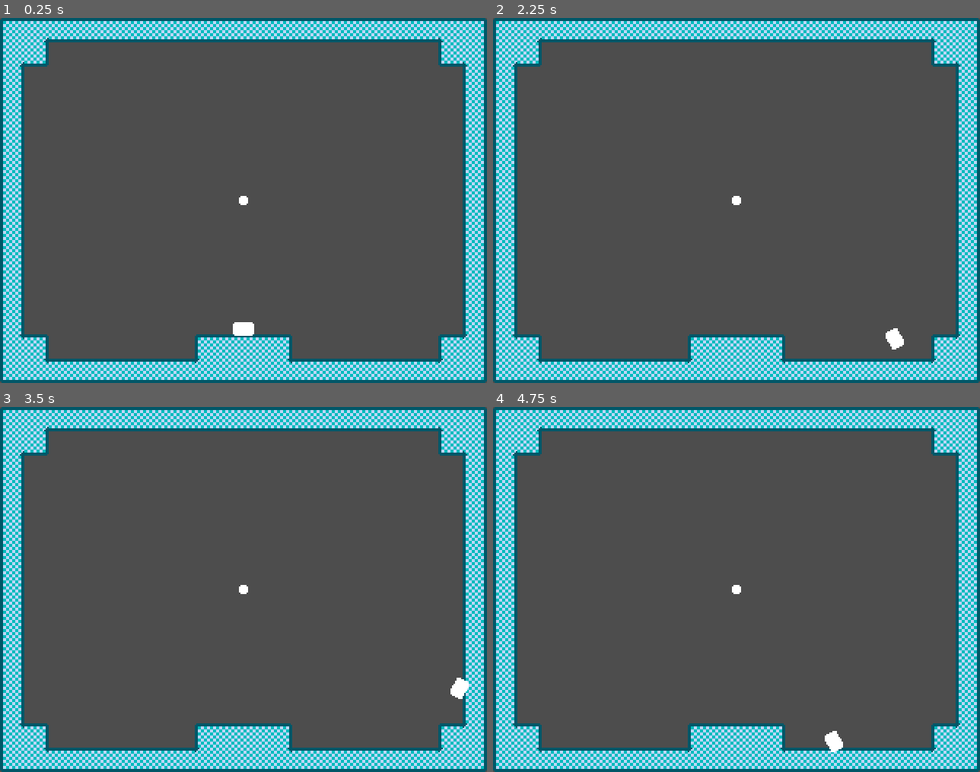
Above: before the commit, frames 1-4 (two rows, left to right).
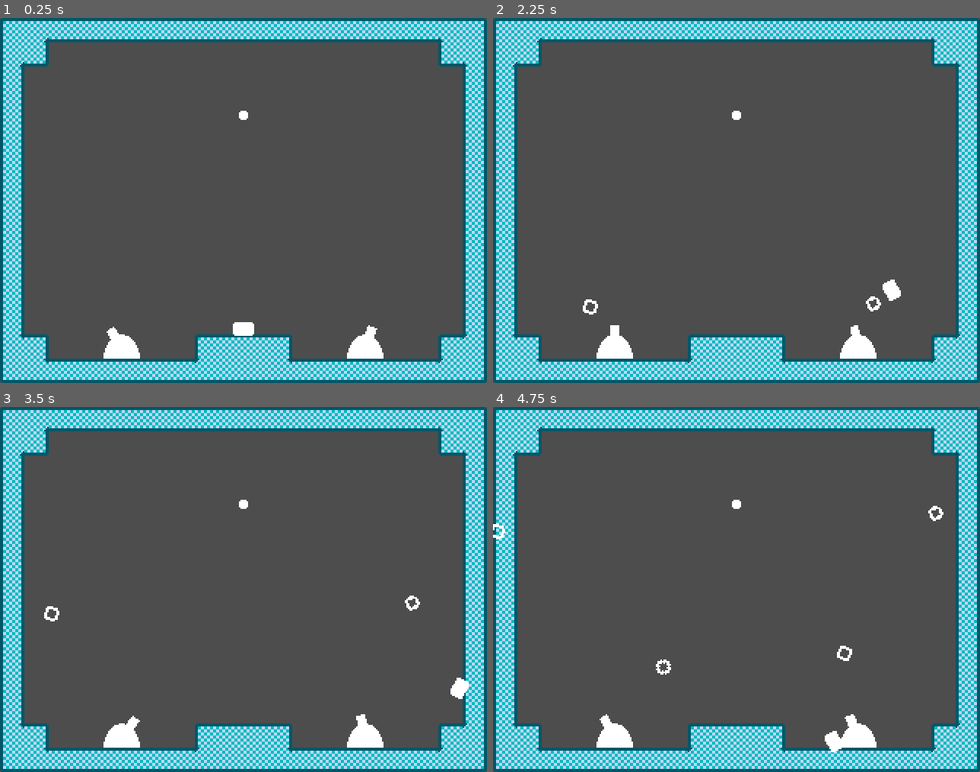
Above: after the commit, the same moments.

Repository: thcheetah777/parry-prototype
Game: Godot game, scene res://main.tscn
Same seed, same stepped clock (60 frames per second), same inputs: the game is played once before the commit and once after it.
Inputs:
- Up to frame 1 (0.25 s): no input
- Up to frame 2 (2.25 s): hold Right (right) 0.53-2.03 s; tap X (parry) at 0.6, 1.35, 2.1 s; tap Z (jump) at 0.77, 1.52 s; hold Left (left) from 2.03 s (still down)
- Up to frame 3 (3.5 s): release Left (left) at 2.78 s; hold Right (right) from 2.78 s (still down); tap X (parry) at 2.85 s; tap Z (jump) at 3.02 s
- Up to frame 4 (4.75 s): tap X (parry) at 3.6, 4.35 s; tap Z (jump) at 3.77, 4.52 s; release Right (right) at 4.28 s; hold Left (left) from 4.28 s (still down)

The runs differ from the first frame. In frame 1, 0.9% of the frame differs, in the area x 21-79%, y 25-94%; in frame 2, 1.4%, in the area x 18-85%, y 25-94%; in frame 3, 1.1%; in frame 4, 1.2%.

Commit message:
🔫 parryable turrets

Diff:
--- /dev/null
+++ b/bullet.gd
@@ -0,0 +1,8 @@
+extends Parryable
+class_name Bullet
+
+var speed: float
+
+func _process(delta: float) -> void:
+	var direction = Vector2.from_angle(deg_to_rad(rotation_degrees - 90))
+	position += direction * speed * delta
--- /dev/null
+++ b/bullet.tscn
@@ -0,0 +1,18 @@
+[gd_scene load_steps=4 format=3 uid="uid://cthwjnlqt5hoi"]
+
+[ext_resource type="Script" path="res://bullet.gd" id="1_sb40q"]
+[ext_resource type="Texture2D" uid="uid://3bsar2op3po4" path="res://assets/bullet.png" id="2_w8qym"]
+
+[sub_resource type="CircleShape2D" id="CircleShape2D_vx57q"]
+radius = 5.0
+
+[node name="Bullet" type="Area2D"]
+collision_layer = 4
+collision_mask = 3
+script = ExtResource("1_sb40q")
+
+[node name="Sprite" type="Sprite2D" parent="."]
+texture = ExtResource("2_w8qym")
+
+[node name="CollisionShape" type="CollisionShape2D" parent="."]
+shape = SubResource("CircleShape2D_vx57q")
--- a/globals.gd
+++ b/globals.gd
@@ -1,3 +1,4 @@
 extends Node
 
 var player: Player
+var world: World
--- a/main.tscn
+++ b/main.tscn
@@ -1,8 +1,10 @@
-[gd_scene load_steps=6 format=3 uid="uid://c5433ltwyk7jd"]
+[gd_scene load_steps=8 format=3 uid="uid://c5433ltwyk7jd"]
 
 [ext_resource type="Texture2D" uid="uid://d3vmii4pcxxsx" path="res://assets/tileset.png" id="1_k8aig"]
+[ext_resource type="Script" path="res://world.gd" id="1_r0bwy"]
 [ext_resource type="PackedScene" uid="uid://b2g8d8f5ta34h" path="res://player.tscn" id="2_riabk"]
 [ext_resource type="PackedScene" uid="uid://bs2rcexh4i7r7" path="res://parry_point.tscn" id="3_m862k"]
+[ext_resource type="PackedScene" uid="uid://duvehrwbbw012" path="res://turret.tscn" id="4_2us64"]
 
 [sub_resource type="TileSetAtlasSource" id="TileSetAtlasSource_0xdkv"]
 texture = ExtResource("1_k8aig")
@@ -488,6 +490,7 @@
 [node name="Main" type="Node"]
 
 [node name="World" type="Node2D" parent="."]
+script = ExtResource("1_r0bwy")
 
 [node name="TileMap" type="TileMap" parent="World"]
 tile_set = SubResource("TileSet_wyuu8")
@@ -498,4 +501,10 @@
 position = Vector2(160, 184)
 
 [node name="ParryPoint" parent="World" instance=ExtResource("3_m862k")]
-position = Vector2(160, 120)
+position = Vector2(160, 64)
+
+[node name="Turret" parent="World" instance=ExtResource("4_2us64")]
+position = Vector2(80, 224)
+
+[node name="Turret2" parent="World" instance=ExtResource("4_2us64")]
+position = Vector2(240, 224)
--- a/parry_point.tscn
+++ b/parry_point.tscn
@@ -7,6 +7,7 @@
 radius = 8.0
 
 [node name="ParryPoint" type="Area2D"]
+z_index = 10
 script = ExtResource("1_jqk5x")
 
 [node name="Sprite" type="Sprite2D" parent="."]
--- a/player.gd
+++ b/player.gd
@@ -25,6 +25,7 @@
 @export var parry_rotation_smoothing = 400
 
 @onready var sprite := $Sprite
+@onready var arrow := $Arrow
 
 var state = MOVE
 var original_scale = Vector2.ONE
@@ -37,7 +38,7 @@
 var current_parryable: Parryable = null
 var parry_angle = 0
 
-func _ready():
+func _enter_tree() -> void:
 	Globals.player = self
 
 func _process(delta: float) -> void:
@@ -88,9 +89,11 @@
 		sprite.scale = Vector2(original_scale.x * squash, original_scale.y / squash)
 
 func parry_state(input: float, delta: float):
+	# run_rotation = input * run_rotation_degrees
 	parry_angle += input * parry_rotation_speed * delta
 	var direction = (Vector2.RIGHT).rotated(deg_to_rad(parry_angle))
 	position = position.move_toward(current_parryable.position + direction * parry_distance, parry_rotation_smoothing * delta)
+	set_arrow(direction)
 
 	if Input.is_action_just_released("parry") and current_parryable:
 		end_parry()
@@ -98,9 +101,12 @@
 func start_parry():
 	print("start parry")
 	velocity = Vector2.ZERO
+	run_rotation = 0
 	current_parryable = touching_parryable
 	var direction = (position - current_parryable.position).normalized()
 	parry_angle = rad_to_deg(direction.angle())
+	set_arrow(direction)
+	arrow.visible = true
 	state = PARRY
 
 func end_parry():
@@ -108,9 +114,15 @@
 	var direction = (position - current_parryable.position).normalized()
 	velocity += direction * parry_knockback
 	current_parryable = null
+	arrow.visible = false
 	state = MOVE
 
+func set_arrow(direction: Vector2):
+	arrow.position = current_parryable.position + -direction * parry_distance
+	arrow.rotation_degrees = parry_angle - 90
+
 func _on_parry_area_area_entered(area: Area2D) -> void:
+	print(area.name)
 	if area is Parryable and not touching_parryable and not current_parryable:
 		print("touched")
 		touching_parryable = area
--- a/player.tscn
+++ b/player.tscn
@@ -1,15 +1,19 @@
-[gd_scene load_steps=5 format=3 uid="uid://b2g8d8f5ta34h"]
+[gd_scene load_steps=6 format=3 uid="uid://b2g8d8f5ta34h"]
 
 [ext_resource type="Texture2D" uid="uid://bl48f30rkyl05" path="res://assets/player.png" id="1_banh4"]
 [ext_resource type="Script" path="res://player.gd" id="1_e5xnd"]
+[ext_resource type="Texture2D" uid="uid://bkt6nggw2k5yr" path="res://assets/arrow.png" id="3_d1qai"]
 
 [sub_resource type="RectangleShape2D" id="RectangleShape2D_6d0we"]
 size = Vector2(10, 10)
 
 [sub_resource type="CircleShape2D" id="CircleShape2D_aevsr"]
-radius = 60.0
+radius = 50.0
 
 [node name="Player" type="CharacterBody2D"]
+z_index = 20
+collision_layer = 2
+collision_mask = 7
 script = ExtResource("1_e5xnd")
 
 [node name="Sprite" type="Sprite2D" parent="."]
@@ -20,7 +24,14 @@
 [node name="CollisionShape" type="CollisionShape2D" parent="."]
 shape = SubResource("RectangleShape2D_6d0we")
 
+[node name="Arrow" type="Sprite2D" parent="."]
+visible = false
+top_level = true
+texture = ExtResource("3_d1qai")
+
 [node name="ParryArea" type="Area2D" parent="."]
+collision_layer = 0
+collision_mask = 7
 
 [node name="CollisionShape" type="CollisionShape2D" parent="ParryArea"]
 shape = SubResource("CircleShape2D_aevsr")
--- /dev/null
+++ b/turret.gd
@@ -0,0 +1,25 @@
+extends Area2D
+
+@export var angle_range = 45
+@export var bullet_speed = 50
+
+@onready var gun := $Gun
+@onready var fire_point := $Gun/FirePoint
+@onready var fire_timer := $FireTimer
+
+var target_angle = 0
+var bullet_scene = preload("res://bullet.tscn")
+
+func _ready() -> void:
+	target_angle = randf_range(-angle_range, angle_range)
+
+func _process(_delta: float) -> void:
+	gun.rotation_degrees = move_toward(gun.rotation_degrees, target_angle, fire_timer.wait_time)
+
+func _on_fire_timer_timeout() -> void:
+	var bullet = bullet_scene.instantiate() as Bullet
+	bullet.global_position = fire_point.global_position
+	bullet.speed = bullet_speed
+	bullet.rotation = gun.rotation
+	Globals.world.add_child(bullet)
+	target_angle = randf_range(-angle_range, angle_range)
--- /dev/null
+++ b/turret.tscn
@@ -0,0 +1,36 @@
+[gd_scene load_steps=5 format=3 uid="uid://duvehrwbbw012"]
+
+[ext_resource type="Script" path="res://turret.gd" id="1_i3i1h"]
+[ext_resource type="Texture2D" uid="uid://b65ox2licrqh0" path="res://assets/turret.png" id="1_u31i0"]
+[ext_resource type="Texture2D" uid="uid://cj4dmq4qbma30" path="res://assets/turret-gun.png" id="2_ae52h"]
+
+[sub_resource type="RectangleShape2D" id="RectangleShape2D_fxp1q"]
+size = Vector2(24, 16)
+
+[node name="Turret" type="Area2D"]
+z_index = 10
+collision_layer = 2
+script = ExtResource("1_i3i1h")
+
+[node name="Sprite" type="Sprite2D" parent="."]
+texture = ExtResource("1_u31i0")
+offset = Vector2(0, -8)
+
+[node name="CollisionShape" type="CollisionShape2D" parent="."]
+position = Vector2(0, -8)
+shape = SubResource("RectangleShape2D_fxp1q")
+
+[node name="Gun" type="Sprite2D" parent="."]
+position = Vector2(0, -6)
+texture = ExtResource("2_ae52h")
+offset = Vector2(0, -11)
+
+[node name="FirePoint" type="Marker2D" parent="Gun"]
+position = Vector2(0, -20)
+gizmo_extents = 5.0
+
+[node name="FireTimer" type="Timer" parent="."]
+wait_time = 2.0
+autostart = true
+
+[connection signal="timeout" from="FireTimer" to="." method="_on_fire_timer_timeout"]
--- /dev/null
+++ b/world.gd
@@ -0,0 +1,5 @@
+extends Node2D
+class_name World
+
+func _enter_tree() -> void:
+	Globals.world = self
Binary file added: assets/arrow.png
Not shown, added: assets/arrow.png.import
Binary file added: assets/bullet.png
Not shown, added: assets/bullet.png.import
Binary file added: assets/turret-gun.png
Not shown, added: assets/turret-gun.png.import
Binary file added: assets/turret.png
Not shown, added: assets/turret.png.import
